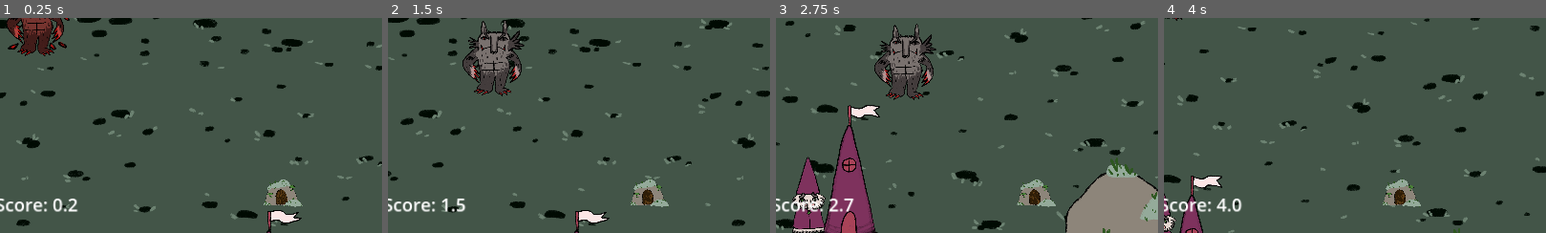
Above: before the commit, frames 1-4 (left to right).
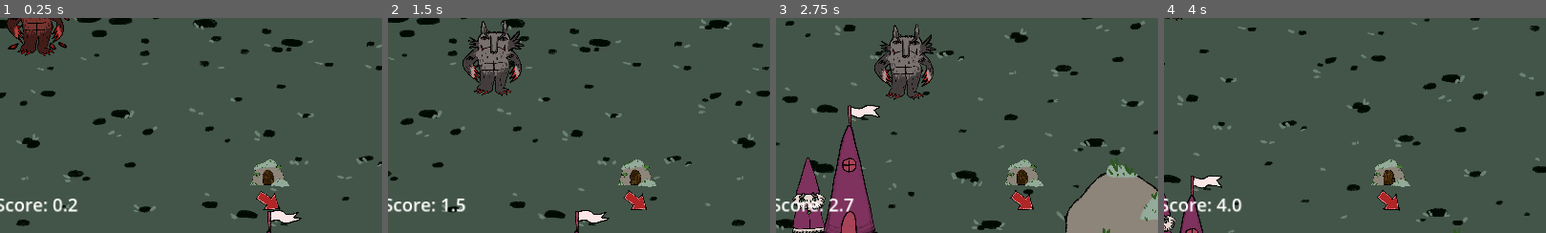
Above: after the commit, the same moments.

Repository: TheJP/GMTKGameJam2023
Game: Godot game, scene res://main.tscn
Two runs of this game, one before a commit and one after it. Both use one fixed random seed, a clock stepped at 60 frames per second and the inputs below.
Inputs (mouse positions are % of the whole screen's width and height, from its top left):
- Up to frame 1 (0.25 s): no input
- Up to frame 2 (1.5 s): move the mouse to (72, 45) at 0.52 s; press the mouse at (72, 45) at 0.53 s; hold D (move_right) 0.53-1.28 s; move the mouse to (30, 55) at 1.27 s; release the mouse at (30, 55) at 1.28 s; hold S (move_down) from 1.28 s (still down); click (30, 55) at 1.35 s
- Up to frame 3 (2.75 s): move the mouse to (60, 28) at 2.02 s; release S (move_down) at 2.03 s; press the mouse at (60, 28) at 2.03 s; hold D (move_right) from 2.03 s (still down)
- Up to frame 4 (4 s): move the mouse to (45, 70) at 2.77 s; release D (move_right) at 2.78 s; release the mouse at (45, 70) at 2.78 s; hold W (move_up) 2.78-3.53 s; click (45, 70) at 2.85 s; move the mouse to (80, 65) at 3.52 s; press the mouse at (80, 65) at 3.53 s; hold A (move_left) from 3.53 s (still down)
The pictures show only the part of the screen within x 45-95%, y 50-100%; the shares and areas given below are measured in that part.

The runs differ from the first frame. In frame 1, 1.7% of the frame differs, in the area x 65-80%, y 65-90%; in frame 2, 1.7%; in frame 3, 1.7%; in frame 4, 1.7%.

Commit message:
Added arrow to monster lair direction indicator

Diff:
--- a/GMTKGameJam2023/UIElements/game_ui.tscn
+++ b/GMTKGameJam2023/UIElements/game_ui.tscn
@@ -1,8 +1,9 @@
-[gd_scene load_steps=7 format=3 uid="uid://uj2b1uonlnlu"]
+[gd_scene load_steps=8 format=3 uid="uid://uj2b1uonlnlu"]
 
 [ext_resource type="Script" path="res://UIElements/game_ui.gd" id="1_l580y"]
 [ext_resource type="Texture2D" uid="uid://b5ignygeyqu3v" path="res://Assets/MonsterLair/Cave.png" id="2_1e8fu"]
 [ext_resource type="Script" path="res://UIElements/monster_lair_indicator.gd" id="2_lvdvi"]
+[ext_resource type="Texture2D" uid="uid://bn4odnkmfb0rs" path="res://Assets/ArrowRight.png" id="4_js84n"]
 
 [sub_resource type="StyleBoxFlat" id="StyleBoxFlat_d36jj"]
 bg_color = Color(0, 0, 0, 0.490196)
@@ -94,3 +95,14 @@
 expand_mode = 2
 stretch_mode = 4
 script = ExtResource("2_lvdvi")
+
+[node name="Arrow" type="TextureRect" parent="Control/MonsterLairIndicator"]
+layout_mode = 0
+offset_left = 13.0
+offset_top = 76.0
+offset_right = 84.0
+offset_bottom = 146.0
+pivot_offset = Vector2(35, 35)
+texture = ExtResource("4_js84n")
+expand_mode = 2
+stretch_mode = 4
--- a/GMTKGameJam2023/UIElements/monster_lair_indicator.gd
+++ b/GMTKGameJam2023/UIElements/monster_lair_indicator.gd
@@ -1,7 +1,7 @@
 extends TextureRect
 
 const MARGIN = Vector2(50, 65)
-const INDICATOR_SIZE = Vector2(100, 100)
+const INDICATOR_SIZE = Vector2(100, 150)
 
 func _process(delta):
 	var is_on_screen: bool = owner.monster_lair.is_on_screen()
@@ -19,6 +19,8 @@
 	var ray_start: Vector2 = viewport.get_center()
 	var ray_end: Vector2 = ray_start + ((viewport.size.x + viewport.size.y) * direction)
 
+	$Arrow.rotation = atan2(direction.y, direction.x)
+
 	var viewport_sides: Array[Array] = [
 		[viewport.position, Vector2(viewport.end.x, viewport.position.y)], # top
 		[viewport.position, Vector2(viewport.position.x, viewport.end.y)], # left
Binary file added: GMTKGameJam2023/Assets/ArrowRight.png
Not shown, added: GMTKGameJam2023/Assets/ArrowRight.png.import
